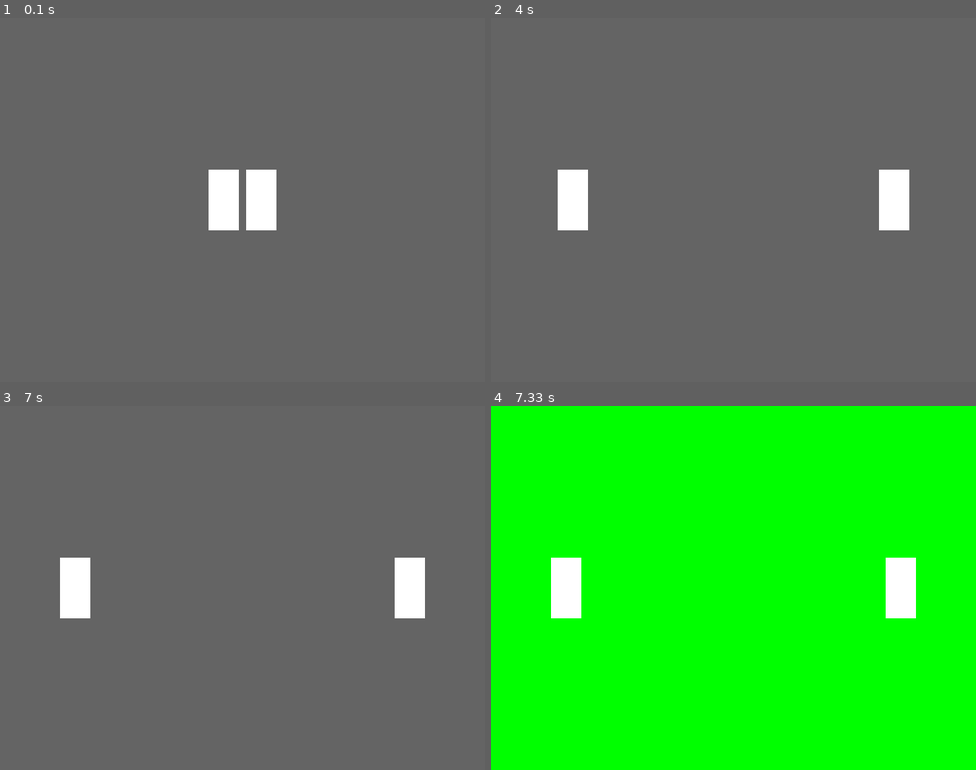
Above: before the commit, frames 1-4 (two rows, left to right).
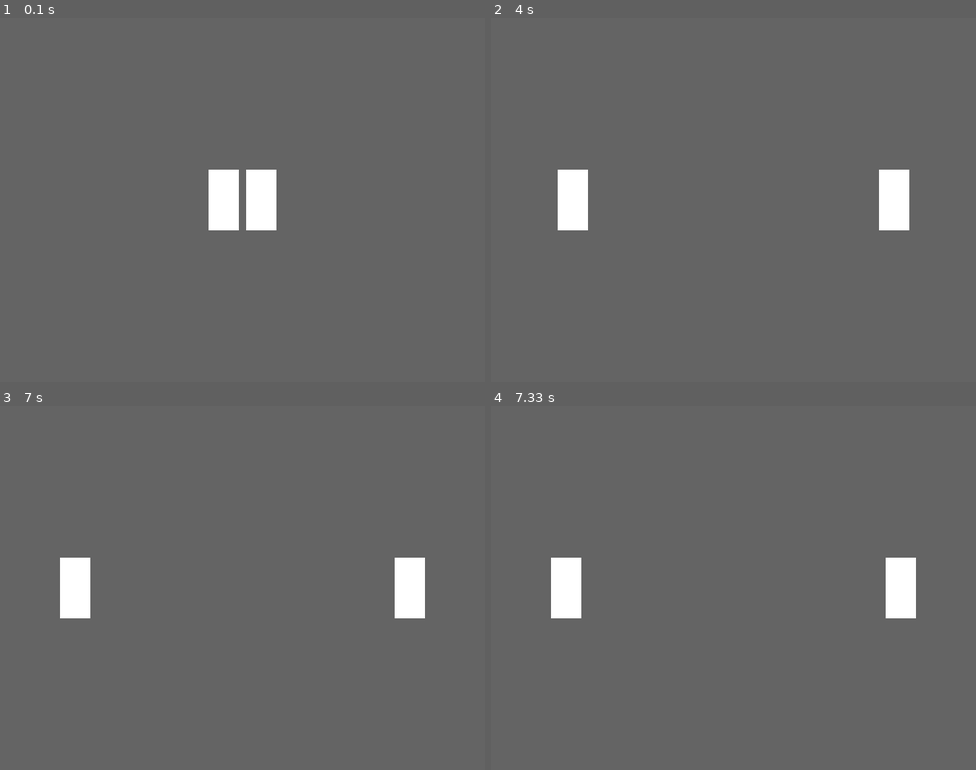
Above: after the commit, the same moments.

Repository: lukacb/Pygame---Duelo-no-Velho-Oeste
Game: pygame game, started from duelo.py
The game is run twice, just before and just after one commit, with the same random seed, the same clock (stepped at 60 frames per second) and the same inputs.
Inputs:
- Up to frame 1 (0.1 s): no input
- Up to frame 2 (4 s): tap A at 0.33 s
- Up to frame 3 (7 s): hold A 4.67-5.13 s
- Up to frame 4 (7.33 s): no input

Frames 1-3 are identical in both runs. In frame 4, 98% of the frame differs, in the area x 0-100%, y 0-100%.

Commit message:
Apertar tecla

Diff:
--- a/duelo.py
+++ b/duelo.py
@@ -18,6 +18,7 @@
 jogador2_rect = pygame.Rect(400, 250, 50, 100)
 velocidade = 1
 estado_jogo = "ANDANDO"
+vencedor = None
 tempo_sinal = random.uniform(3.0,5.0)
 print(f"Tempo sorteado: {tempo_sinal} segundos")
 
@@ -28,10 +29,31 @@
 
 rodando = True
 while rodando:
+    for event in pygame.event.get():
 
-    for event in pygame.event.get():
         if event.type == pygame.QUIT:
             rodando = False
+
+        if event.type == pygame.KEYDOWN:
+            if estado_jogo == "SINAL" and vencedor is None:
+                if event.key == pygame.K_a: # Tecla 'a'
+                    print("JOGADOR 1 VENCEU!")
+                    vencedor = "Jogador 1"
+                    estado_jogo = "FIM"
+                if event.key == pygame.K_l: # Tecla 'l'
+                    print("JOGADOR 2 VENCEU!")
+                    vencedor = "Jogador 2"
+                    estado_jogo = "FIM"
+
+            elif estado_jogo == "ESPERANDO":
+                if event.key == pygame.K_a:
+                    print("JOGADOR 1 SE ANTECIPOU! JOGADOR 2 VENCEU!")
+                    vencedor = "Jogador 2 (J1 se antecipou)"
+                    estado_jogo = "FIM"
+                if event.key == pygame.K_l:
+                    print("JOGADOR 2 SE ANTECIPOU! JOGADOR 1 VENCEU!")
+                    vencedor = "Jogador 1 (J2 se antecipou)"
+                    estado_jogo = "FIM"
 
     if estado_jogo == "ANDANDO":
         jogador1_rect.x = jogador1_rect.x - velocidade
